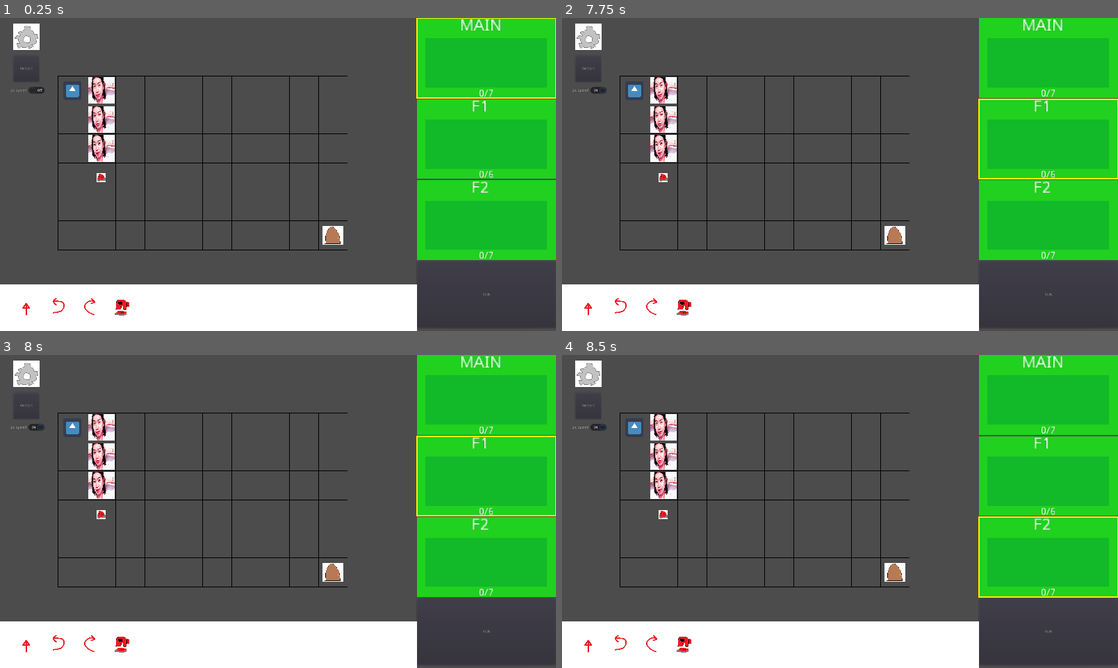
Above: before the commit, frames 1-4 (two rows, left to right).
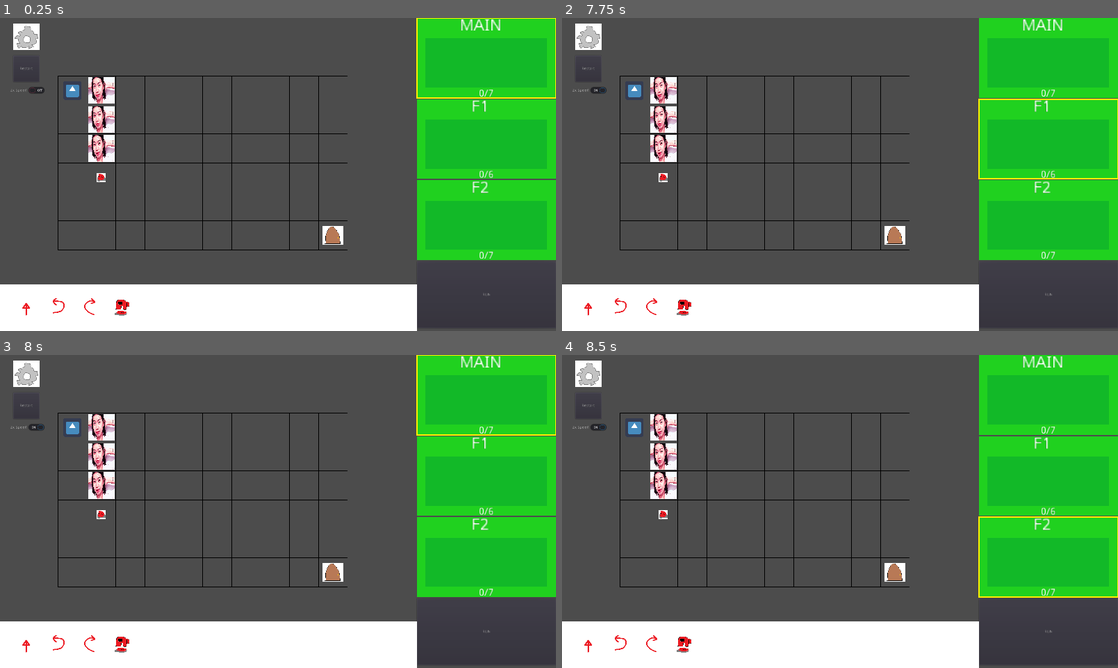
Above: after the commit, the same moments.

Repository: The-Koopalings/Flee_The_Factory
Game: Godot game, scene res://Scenes/Levels/ProofOfConcept.tscn
Same seed, same stepped clock (60 frames per second), same inputs: the game is played once before the commit and once after it. The engine's default icon, where the game draws it, is replaced by a stand-in: a white triangle on a blue panel in a dark square.
Inputs (mouse positions are in pixels of both pictures, inside the frame that each line leads up to):
- Up to frame 1 (0.25 s): no input
- Up to frame 2 (7.75 s): click "Restart" at 0.5 s; click "Restart" at 1.25 s; click "Restart" at 2 s; click "2x Speed" at 2.75 s; click "RUN" at 3.5 s; click (589, 36) at 4.25 s; tap Enter at 5, 6.5 s; drag from (1051, 61) to (662, 177) at 5.02 s; tap Space at 5.75, 7.25 s; drag from (1051, 58) to (662, 177) at 5.77 s; move the mouse to (1051, 143) at 6.52 s; hold Right (ui_right) 6.53-7.25 s; click (1051, 143) at 6.67 s; drag from (1051, 140) to (1051, 58) at 7.27 s
- Up to frame 3 (8 s): no input
- Up to frame 4 (8.5 s): tap Enter at 8 s; drag from (1051, 561) to (1051, 395) at 8.02 s

Frames 1-2 are identical in both runs. In frame 3, 0.6% of the frame differs, in the area x 74-100%, y 0-52%; in frame 4, nothing differs.

Commit message:
fixed code block/function focus overlap bug

Diff:
--- a/Scenes/Level_Components/IDE_Elements/FunctionBlock.tscn
+++ b/Scenes/Level_Components/IDE_Elements/FunctionBlock.tscn
@@ -47,6 +47,7 @@
 [node name="Highlight" type="ReferenceRect" parent="."]
 margin_right = 480.0
 margin_bottom = 275.0
+mouse_filter = 2
 border_color = Color( 1, 0.937255, 0, 1 )
 border_width = 5.0
 editor_only = false
@@ -81,3 +82,4 @@
 [connection signal="area_exited" from="FunctionBlockArea" to="FunctionBlockArea" method="_on_FunctionBlockArea_area_exited"]
 [connection signal="input_event" from="FunctionBlockArea" to="FunctionBlockArea" method="_on_FunctionBlockArea_input_event"]
 [connection signal="input_event" from="Clickable" to="." method="_on_Clickable_input_event"]
+[connection signal="mouse_entered" from="Clickable" to="." method="_on_Clickable_mouse_entered"]
